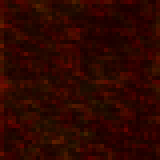
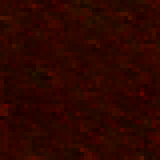
Layers edited between the first and the second w=160, h=160 image:
"Layer 1 copy 4" (2nd of 2, in "dev"): opacity 25% → 100%, blend color burn → normal, painted on it over [0,0,160,160]
removed layer "Layer 1 copy 3" (2nd of 2, in "dev") (was color burn, 25%) from group "dev" over [4,4,160,160]
removed layer "Layer 1 copy 2" (2nd of 2, in "dev") (was color burn, 25%) from group "dev" over [4,0,160,160]
removed layer "Layer 1 copy" (2nd of 2, in "dev") (was color burn, 25%) from group "dev" over [0,0,160,160]
removed layer "Layer 1" (2nd of 3, in "dev") from group "dev" over [0,0,160,160]
